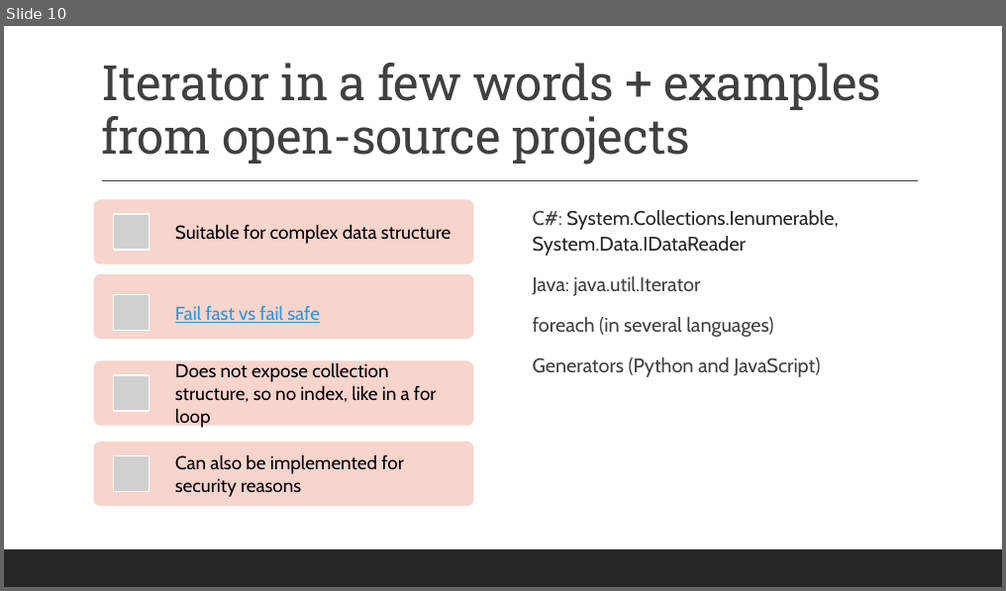
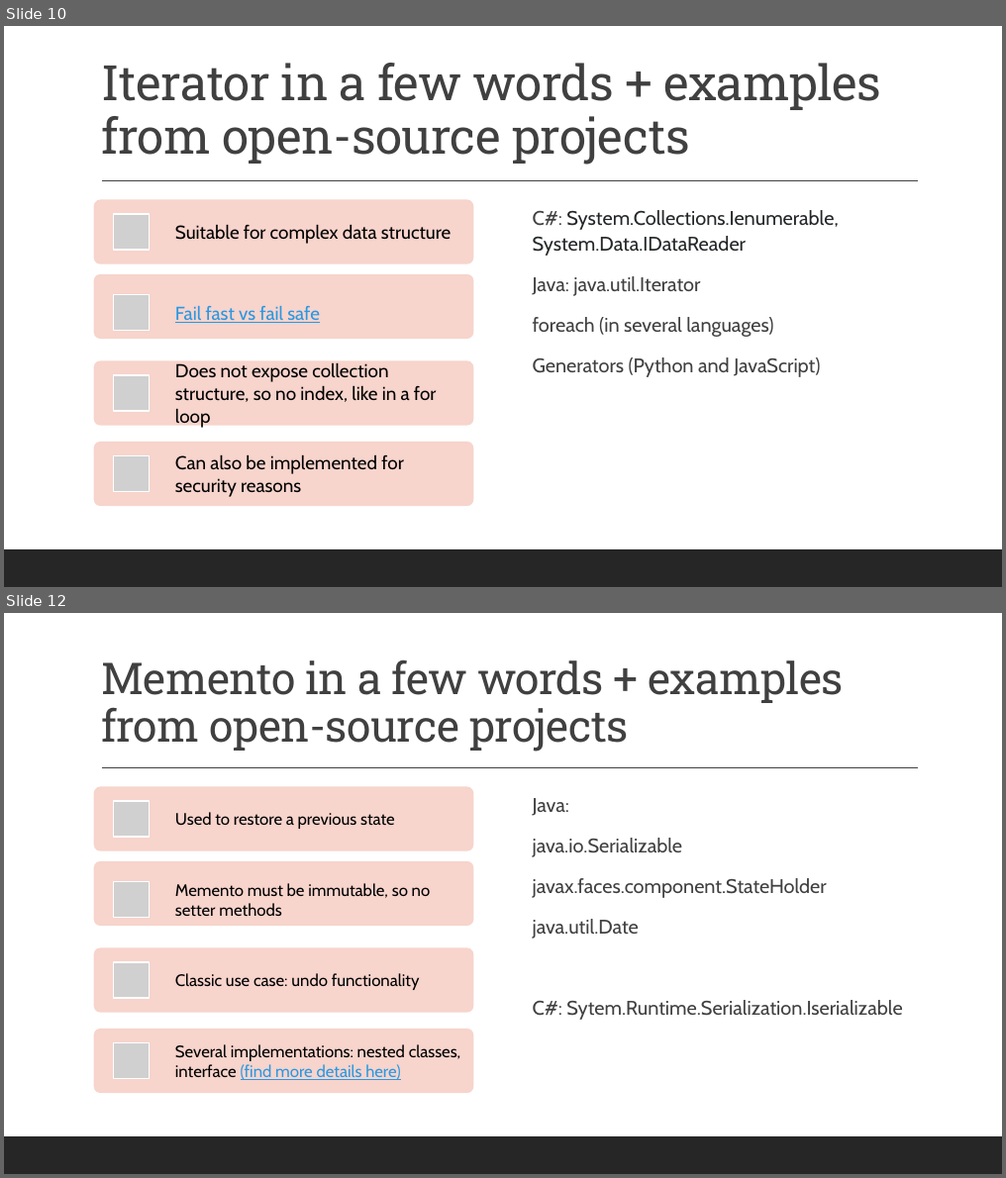
Before and after one commit to amturian/design-patterns, a slide deck: PPT Presentations/DesignPatterns-BehavioralPatterns.pptx. Shown one above the other, each under a label of ours: slide 10 before the commit, slides 10 and 12 after it; the slides between them are not shown. The pictures are 1006x591 and 1006x1178 pixels, drawn with LibreOffice and Linux fonts; fonts in the diff are those of the drawing; grey boxes stand for pictures. Boxes give left, top, right and bottom in pixels: in the first picture for what was removed or moved away, otherwise in the second. Text is boxed around its words. In the diff, an @@ line names an element or a change of style, - is before the commit and + after.

Commit message:
add memento slides

```diff
--- a/PPT Presentations/DesignPatterns-BehavioralPatterns.pptx
+++ b/PPT Presentations/DesignPatterns-BehavioralPatterns.pptx
@@ slide 12 added at (4,613,1002,1174), background #FFFFFF; not listed: 2 template elements that a slide beside it also shows @@
@@ title added at (101,660,843,752), 42.3 pt, text #404040 @@
+Memento in a few words + examples from open-source projects
@@ text added at (533,798,902,1020), 19 pt, text #404040 @@
+  Java:
+  java.io.Serializable
+  javax.faces.component.StateHolder
+  java.util.Date
+  C#: Sytem.Runtime.Serialization.Iserializable
@@ group added at (94,786,473,1093): 4 rounded rectangles, 4 pictures, 4 texts @@
+Used to restore a previous state
+Memento must be immutable, so no setter methods
+Classic use case: undo functionality
+Several implementations: nested classes, interface (find more details here)
```
Also in this commit, not shown: 1 other slide added.
